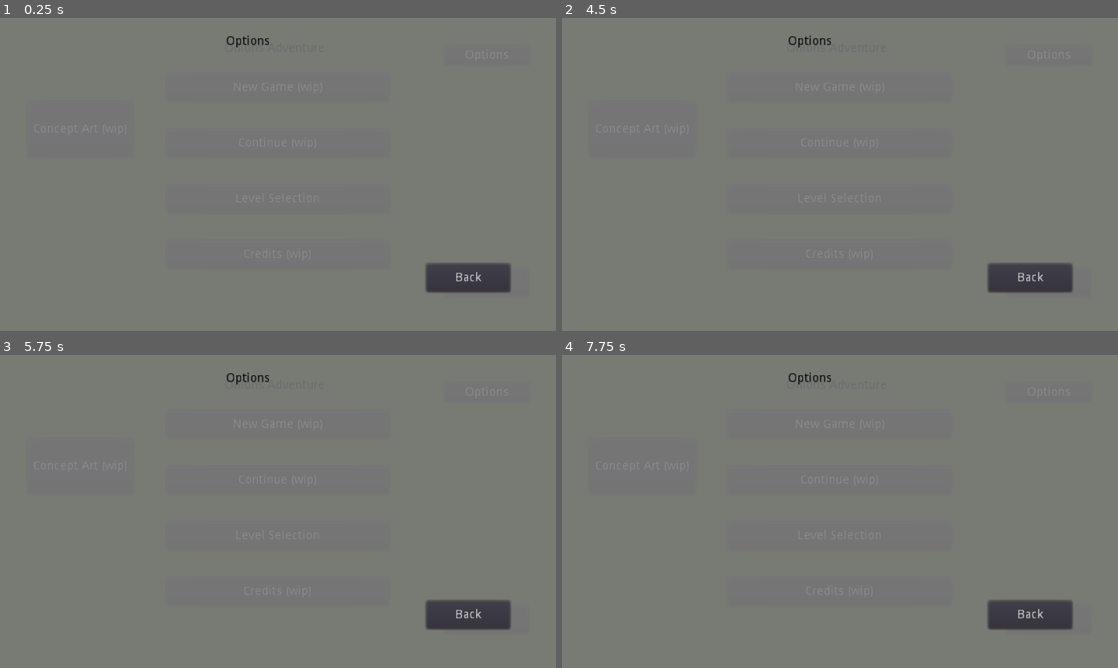
Above: before the commit, frames 1-4 (two rows, left to right).
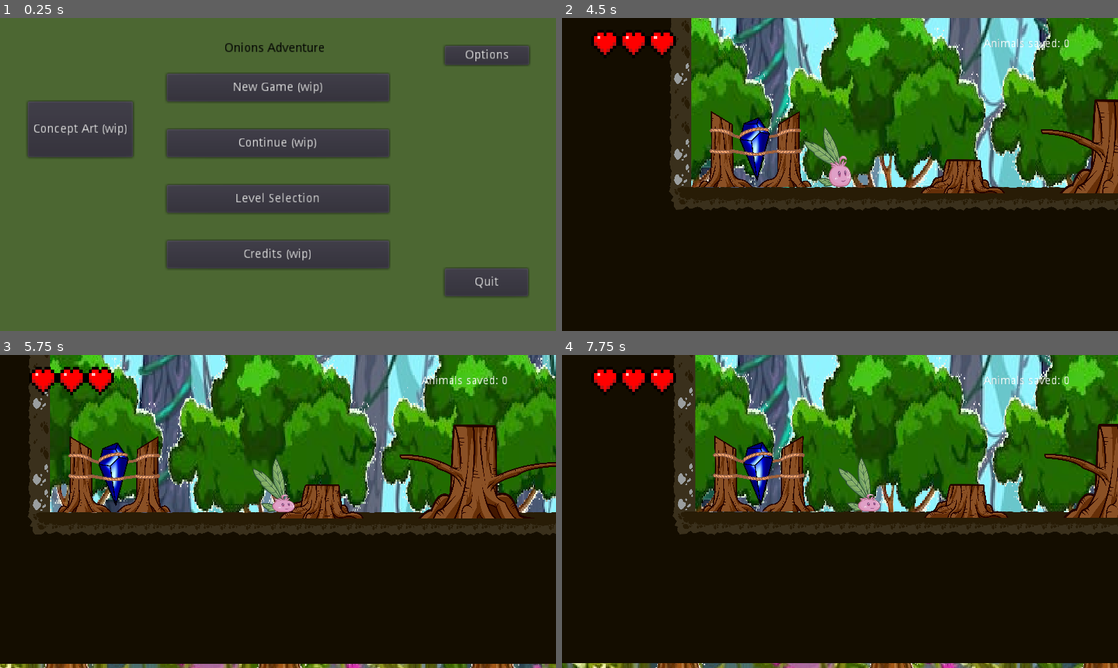
Above: after the commit, the same moments.

Repository: DamianKoch1/OnionsAdventure
Game: Godot game, scene res://Menus/MainMenu/MainMenu.tscn
Two runs of this game, one before a commit and one after it. Both use one fixed random seed, a clock stepped at 60 frames per second and the inputs below.
Inputs (mouse positions are in pixels of both pictures, inside the frame that each line leads up to):
- Up to frame 1 (0.25 s): no input
- Up to frame 2 (4.5 s): click "New Game (wip)" at 0.5 s; click "New Game (wip)" at 1.25 s; click "Continue (wip)" at 2 s; click "Continue (wip)" at 2.75 s; click "Level Selection" at 3.5 s; click (617, 115) at 4.25 s, where only the run after the commit has a clickable "Level 1"
- Up to frame 3 (5.75 s): hold Right (ui_right) from 5.03 s (still down); tap E (push) at 5.1 s; tap Space (jump) at 5.27 s
- Up to frame 4 (7.75 s): tap E (push) at 5.85, 6.6, 7.35 s; tap Space (jump) at 6.02, 7.52 s; release Right (ui_right) at 6.53 s; hold Left (ui_left) 6.53-7.28 s; hold Right (ui_right) from 7.28 s (still down)

The runs differ from the first frame. In frame 1, 99% of the frame differs, in the area x 0-100%, y 0-100%; in frame 2, 99%; in frame 3, 99%; in frame 4, 99%.

Commit message:
fixed options overlay not hiding onready

Diff:
--- a/Menus/LevelSelector/LevelSelector.tscn
+++ b/Menus/LevelSelector/LevelSelector.tscn
@@ -15,7 +15,7 @@
 gradient = SubResource( 1 )
 width = 2048
 
-[node name="LevelSelector" type="Container" index="0"]
+[node name="LevelSelector" type="Container"]
 
 pause_mode = 2
 anchor_left = 0.0
--- a/Menus/OptionsOverlay/OptionsOverlay.gd
+++ b/Menus/OptionsOverlay/OptionsOverlay.gd
@@ -1,7 +1,7 @@
 extends Container
 
 
-func ready():
+func _ready():
 	hide()
 
 func _on_BackButton_pressed():
--- a/Menus/OptionsOverlay/OptionsOverlay.tscn
+++ b/Menus/OptionsOverlay/OptionsOverlay.tscn
@@ -13,7 +13,7 @@
 gradient = SubResource( 1 )
 width = 2048
 
-[node name="OptionsOverlay" type="Container" index="0"]
+[node name="OptionsOverlay" type="Container"]
 
 pause_mode = 2
 anchor_left = 0.0
@@ -111,4 +111,33 @@
 align = 1
 _sections_unfolded = [ "Textures" ]
 
+[node name="HSlider" type="HSlider" parent="." index="3"]
+
+anchor_left = 0.0
+anchor_top = 0.0
+anchor_right = 0.0
+anchor_bottom = 0.0
+margin_left = -181.0
+margin_top = -133.0
+margin_right = 11.0
+margin_bottom = -101.0
+rect_pivot_offset = Vector2( 0, 0 )
+rect_clip_content = false
+focus_mode = 2
+mouse_filter = 0
+mouse_default_cursor_shape = 0
+size_flags_horizontal = 1
+size_flags_vertical = 0
+min_value = 0.0
+max_value = 2.0
+step = 1.0
+page = 0.0
+value = 0.0
+exp_edit = false
+rounded = false
+editable = true
+tick_count = 0
+ticks_on_borders = false
+focus_mode = 2
+
 [connection signal="pressed" from="BackButton" to="." method="_on_BackButton_pressed"]
--- a/Menus/PauseMenu/PauseMenu.tscn
+++ b/Menus/PauseMenu/PauseMenu.tscn
@@ -16,7 +16,7 @@
 gradient = SubResource( 1 )
 width = 2048
 
-[node name="PauseMenu" type="Container" index="0"]
+[node name="PauseMenu" type="Container"]
 
 pause_mode = 2
 anchor_left = 0.0
--- a/Menus/YesNoOverlay/YesNoOverlay.tscn
+++ b/Menus/YesNoOverlay/YesNoOverlay.tscn
@@ -13,7 +13,7 @@
 gradient = SubResource( 1 )
 width = 2048
 
-[node name="YesNoOverlay" type="Container" index="0"]
+[node name="YesNoOverlay" type="Container"]
 
 pause_mode = 2
 anchor_left = 0.0
